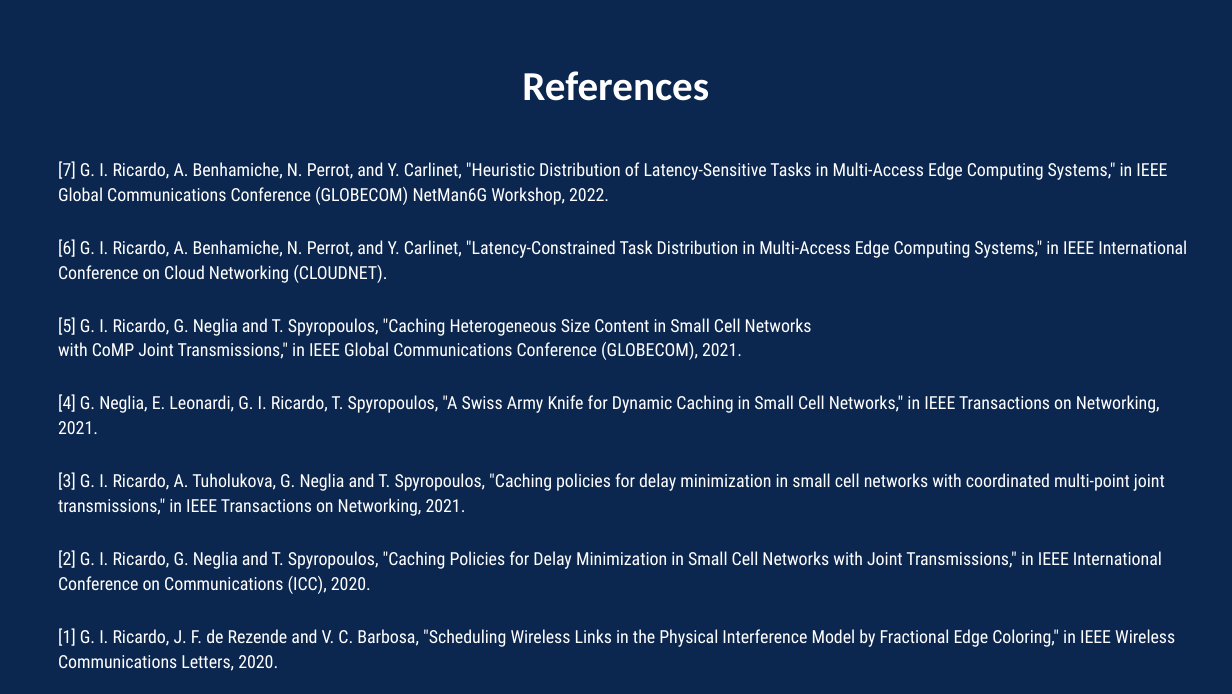
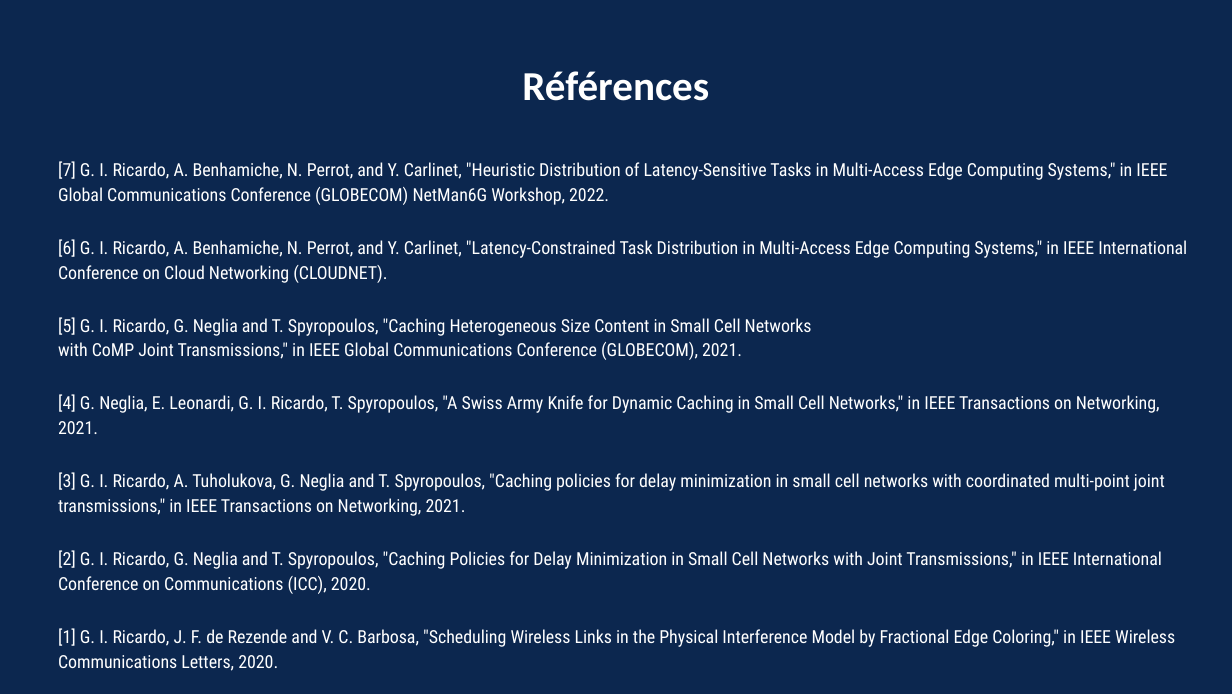
Before and after one commit to guilhermeir/mcf, a slide deck: slide 22 of toulouse_audition.odp (slide 20 before the commit). Drawn at 1232x694 pixels with LibreOffice and Linux fonts; fonts in the diff are those of the drawing. Boxes give left, top, right and bottom in pixels: in the first picture for what was removed or moved away, otherwise in the second. Text is boxed around its words. In the diff, an @@ line names an element or a change of style, - is before the commit and + after.

```diff
--- a/toulouse_audition.odp
+++ b/toulouse_audition.odp
@@ title at (522, 71, 709, 101): text changed @@
-References
+Références
```
Also in this commit, not shown: 16 other slides changed, 2 slides added, 1 other file.
